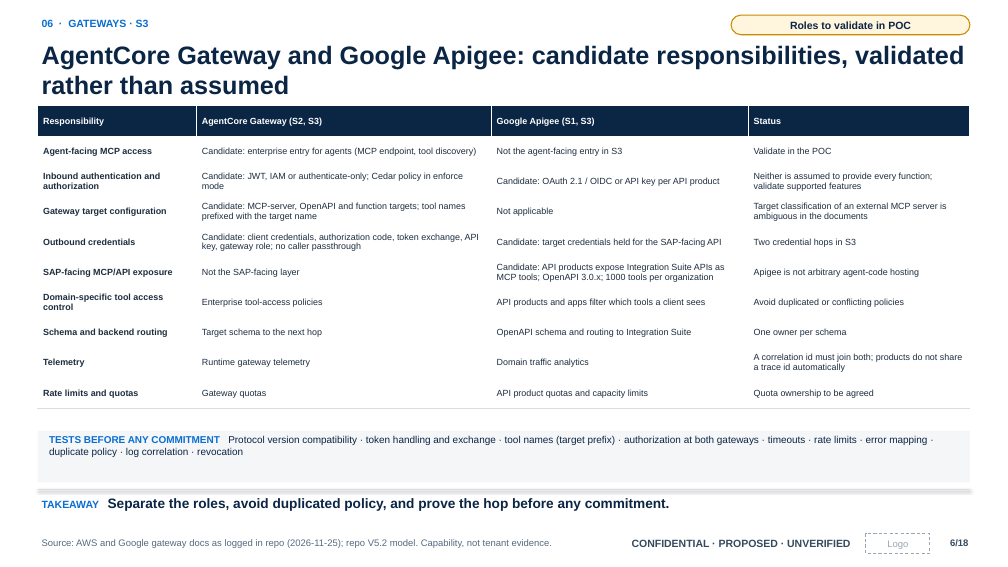
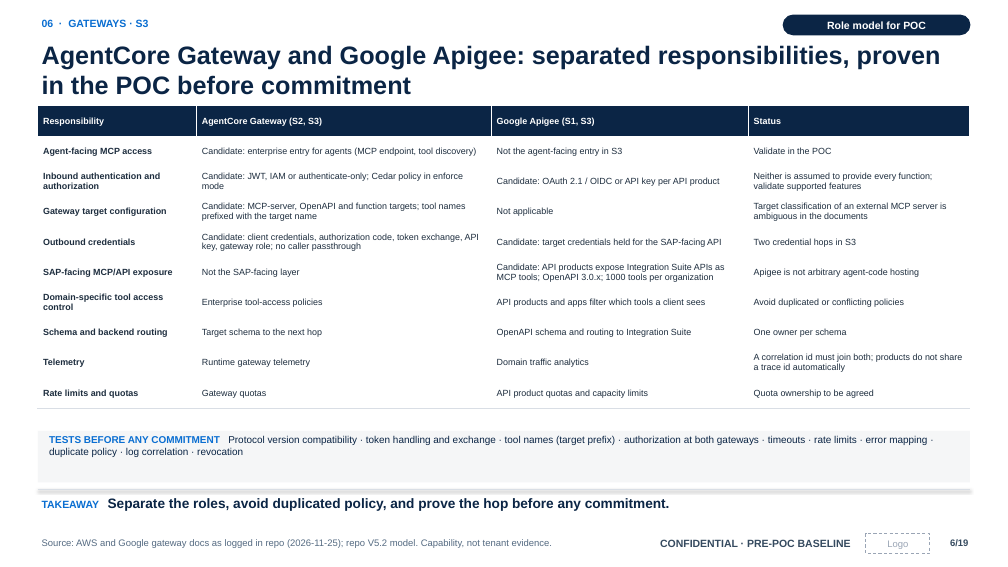
Before and after one commit to Iam-PrasadDeshpande/finance-reconciliation-agent, a slide deck: slide 6 of docs/Enterprise_AI_Foundation_Governance_V5_2.pptx. Drawn at 1008x567 pixels with LibreOffice and Linux fonts; fonts in the diff are those of the drawing. Boxes give left, top, right and bottom in pixels: in the first picture for what was removed or moved away, otherwise in the second. Text is boxed around its words. In the diff, an @@ line names an element or a change of style, - is before the commit and + after.

```diff
--- a/docs/Enterprise_AI_Foundation_Governance_V5_2.pptx
+++ b/docs/Enterprise_AI_Foundation_Governance_V5_2.pptx
@@ rounded rectangle "Role model for POC": place and size @@
-rounded rectangle "Role model for POC" at bbox=[731, 15, 970, 35]
+rounded rectangle "Role model for POC" at bbox=[783, 15, 970, 35]
@@ rounded rectangle "Role model for POC" at bbox=[783, 15, 970, 35]: fill #FFF6DD to #0B2545; outline #C98A00 1 pt to #0B2545 1 pt @@
@@ text in rounded rectangle at bbox=[827, 21, 926, 29]: text changed; text colour #0B2545 to #FFFFFF @@
-Roles to validate in POC
+Role model for POC
@@ text at bbox=[42, 45, 941, 95]: text changed @@
-AgentCore Gateway and Google Apigee: candidate responsibilities, validated rather than assumed
+AgentCore Gateway and Google Apigee: separated responsibilities, proven in the POC before commitment
@@ text at bbox=[660, 539, 851, 547]: text changed @@
-CONFIDENTIAL · PROPOSED · UNVERIFIED
+CONFIDENTIAL · PRE-POC BASELINE
```
Also in this commit, not shown: 17 other slides changed, 1 slide added, 2 other files.
